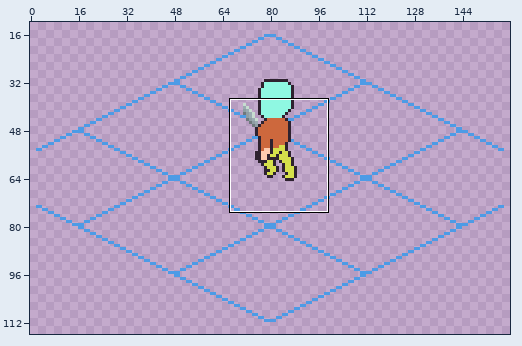
Edited in one commit: pixel-art file (Assets/Sprites/Units/Composite/base_unit.aseprite). The picture above shows the old version from afar; the outline marks the close-up.
Close-up. Old version:
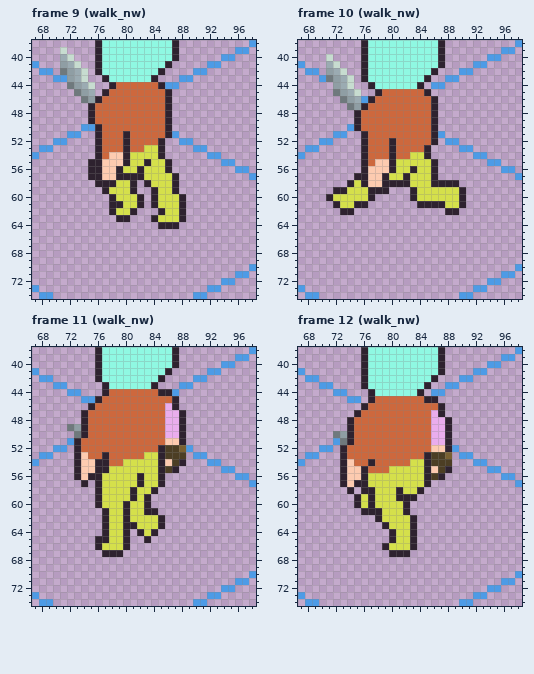
160x128 pixels, 32 frames. Shown: frame 9 (walk_nw): x 67..98, y 38..74; frame 10 (walk_nw): x 67..98, y 38..74; frame 11 (walk_nw): x 67..98, y 38..74; frame 12 (walk_nw): x 67..98, y 38..74. The wide view leaves out empty margins. The commit also changed other frames or places, which this record leaves out.
The result:
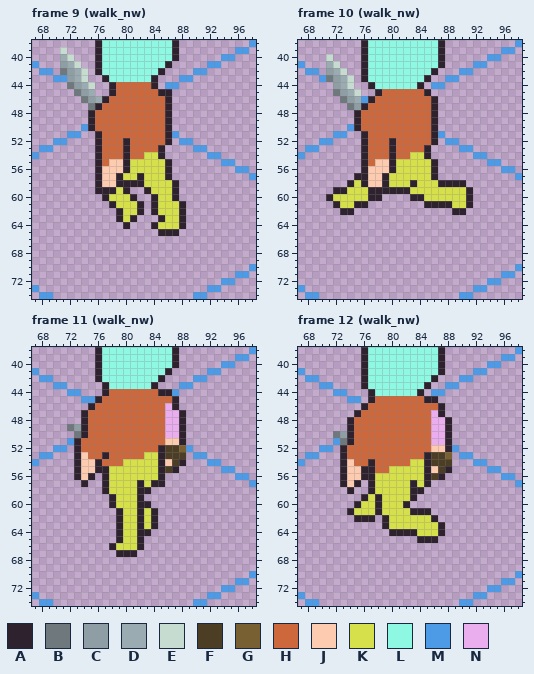
Palette (. is transparent): A #2e222f  B #6f797d  C #8f9ea4  D #9babb2  E #c7dcd0  F #4c3e24  G #796032  H #cd683d  J #fdcbb0  K #d5e04b  L #8ff8e2  M #4d9be6  N #eaaded
From old to new:
Changed rows in their new state; - is an unchanged pixel.
Frame 9 (walk_nw), layers "base", "torso", "legs":
first column x 75:
44 ---------A.---
45 --.A------A---
46 -DA-----------
47 BA------------
50 AH------------
51 -----H--------
52 ----------HA--
53 --------HH----
54 ---HH-HH------
55 .-H-----K-----
56 .---JA-K------
57 .----KK----A.-
58 --JJAA-AK-----
59 -A-A-A.-AK----
60 --AK--A.----A.
61 ----K---------
62 ---.A-KA-AK---
63 -----KA--.A---
64 -----A---AKKKA
65 ----------AAA-
Frame 10 (walk_nw), layers "base", "legs":
first column x 78:
56 -----K--------
57 ----K---------
58 --KKKA--K---A-
59 --AAAK------KA
60 A-----A-----KA
61 ------.---A-KA
62 ----------.-A-
Frame 11 (walk_nw), layers "base", "legs":
first column x 76:
54 -H--------
56 .A----K---
57 .A------A-
58 .A---KAA.-
59 ..A--KA.--
60 ..A-K-A---
61 -..AK-AK--
62 -..AK-A-A.
63 -..AKKA-A.
64 -..AKK-A.-
65 ...AKKA.--
66 ..A-KKA---
67 -..-AA----
Frame 12 (walk_nw), layers "torso", "legs":
first column x 74:
55 ---A----------
56 ---A----------
57 --.A-----A----
58 --.----K-A----
59 -.AKA--KK-----
60 ---KA---------
61 AKKK----KAAA--
62 -AAA.A---KKKA-
63 ---------KKKKA
64 -------AA-KKKA
65 ------....AAA-
66 -----.....----
67 ------...-----
Boxes around the changes in both close-ups, in picture pixels (x1, y1, x2, y2):
changed: (88, 82, 186, 236)
changed: (375, 166, 473, 215)
changed: (95, 459, 165, 557)
changed: (347, 466, 445, 557)
